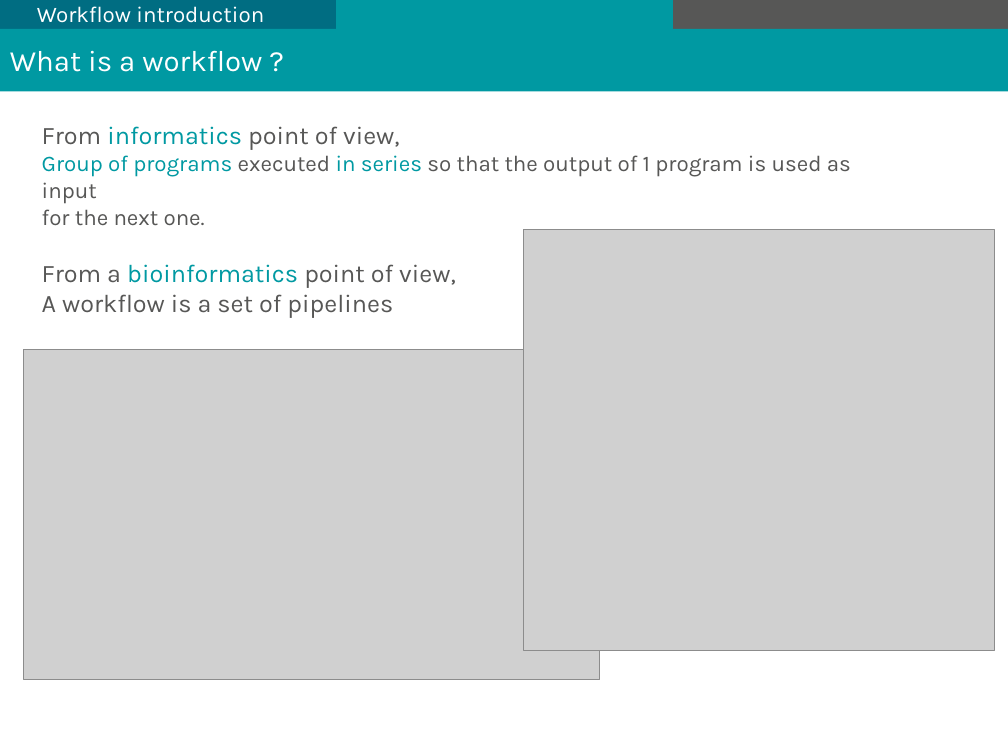
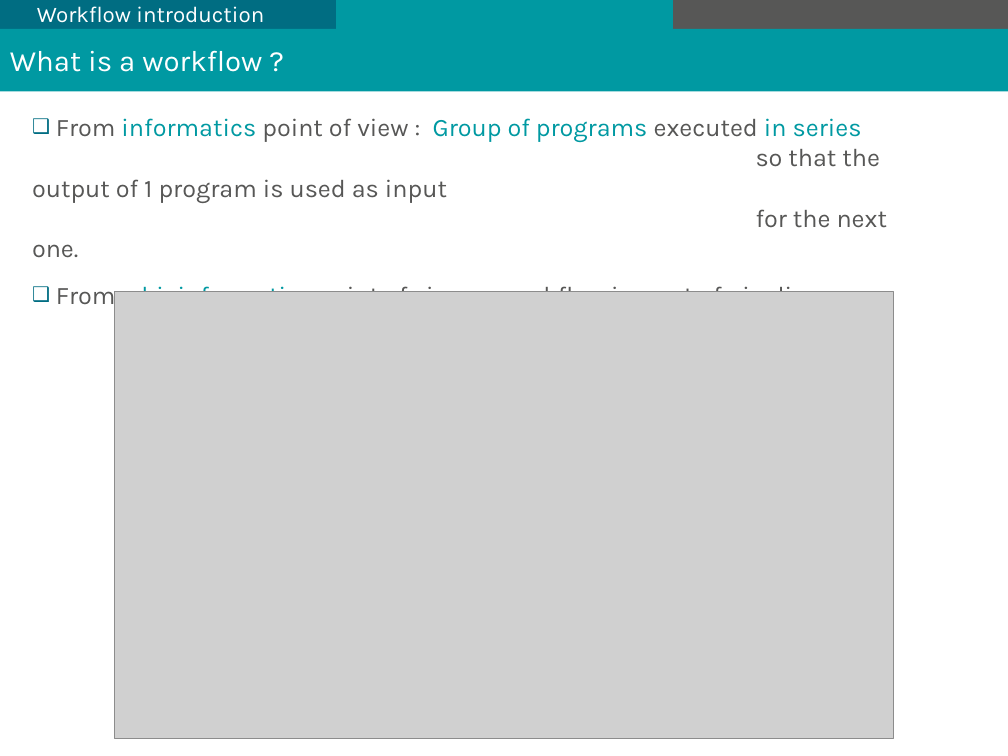
Before and after one commit to mesocentre-clermont-auvergne/formation_fair, a slide deck: slide 5 of fair_environnement/snakemake_cours/introduction_snakemake.odp. Drawn at 1008x756 pixels with LibreOffice and Linux fonts; fonts in the diff are those of the drawing; grey boxes stand for pictures; background and template pictures are left out. Boxes give left, top, right and bottom in pixels: in the first picture for what was removed or moved away, otherwise in the second. Text is boxed around its words. In the diff, an @@ line names an element or a change of style, - is before the commit and + after.

```diff
--- a/fair_environnement/snakemake_cours/introduction_snakemake.odp
+++ b/fair_environnement/snakemake_cours/introduction_snakemake.odp
@@ text "From informatics point of view ..." moved from (x1=42, y1=126, x2=851, y2=318) to (x1=32, y1=118, x2=887, y2=311) @@
@@ text at (x1=32, y1=118, x2=862, y2=203): text changed; size 16 to 18 pt @@
-From informatics point of view,
-Group of programs executed in series so that the output of 1 program is used as input
+❑ From informatics point of view : Group of programs executed in series
+so that the output of 1 program is used as input
@@ text at (x1=756, y1=209, x2=887, y2=228): size 16 to 18 pt in "for the next one." @@
@@ picture removed at (x1=524, y1=230, x2=995, y2=651) @@
@@ text at (x1=56, y1=282, x2=834, y2=311): text changed @@
-From a bioinformatics point of view,
-A workflow is a set of pipelines
+❑ From a bioinformatics point of view : a workflow is a set of pipelines
@@ picture resized from (x1=24, y1=349, x2=600, y2=678) to (x1=115, y1=292, x2=894, y2=739) @@
```
Also in this commit, not shown: 15 other slides changed, 1 slide added, 1 other file.
